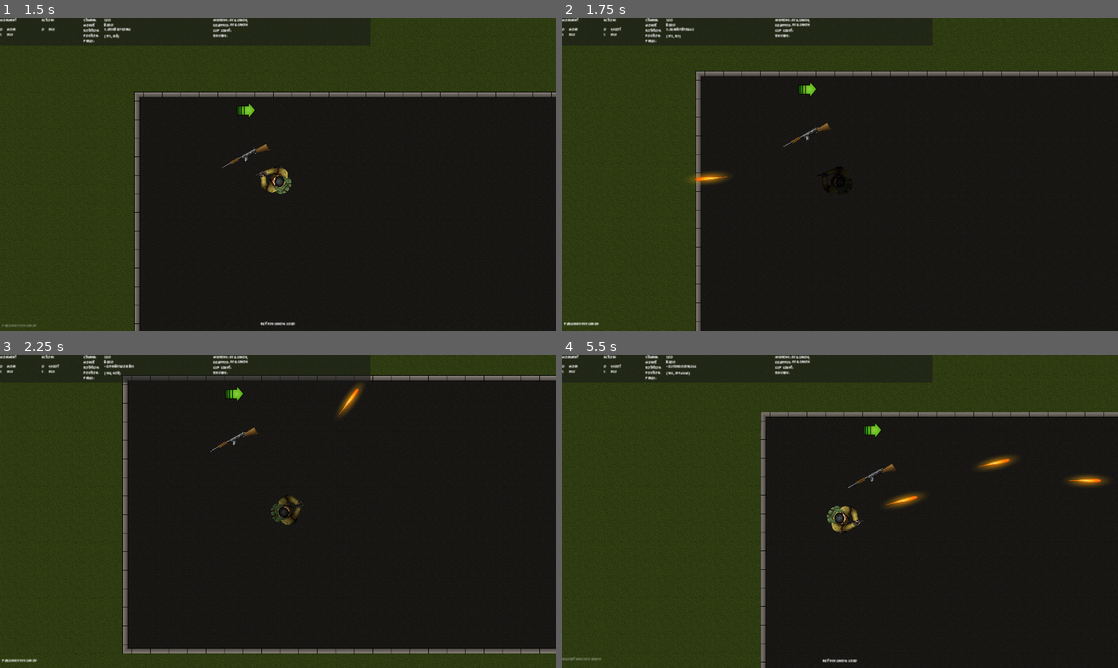
Above: before the commit, frames 1-4 (two rows, left to right).
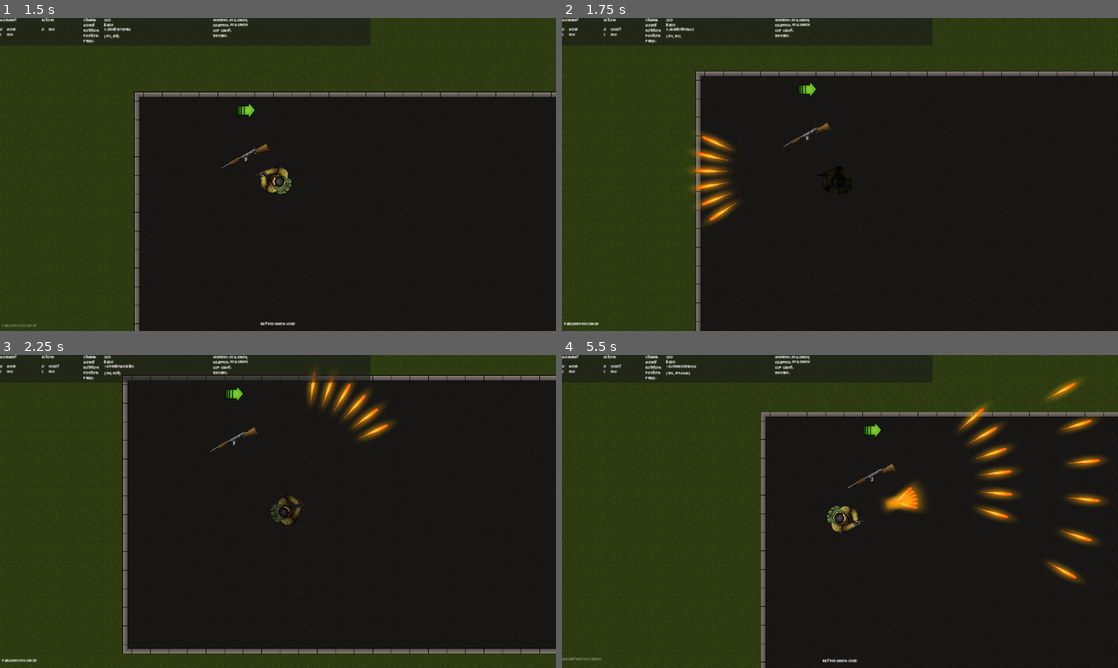
Above: after the commit, the same moments.

Repository: seffa1/ZombieGameRefactor
Game: Godot game, scene res://Main/Game.tscn
Same seed, same stepped clock (60 frames per second), same inputs: the game is played once before the commit and once after it.
Inputs (mouse positions are in pixels of both pictures, inside the frame that each line leads up to):
- Up to frame 1 (1.5 s): move the mouse to (400, 158) at 0.52 s; press the mouse at (400, 158) at 0.53 s; hold D (move_right) 0.53-1.28 s; move the mouse to (166, 190) at 1.27 s; release the mouse at (166, 190) at 1.28 s; hold S (move_down) from 1.28 s (still down); tap F (interact) at 1.35 s
- Up to frame 2 (1.75 s): keep holding S (move_down); click (728, 190) at 1.55 s
- Up to frame 3 (2.25 s): move the mouse to (333, 442) at 2.02 s; release S (move_down) at 2.03 s; press the mouse at (333, 442) at 2.03 s; hold D (move_right) from 2.03 s (still down)
- Up to frame 4 (5.5 s): move the mouse to (812, 574) at 2.77 s; release D (move_right) at 2.78 s; release the mouse at (812, 574) at 2.78 s; hold W (move_up) 2.78-3.53 s; tap Shift (sprint) at 2.85 s; click (812, 574) at 3.05 s; move the mouse to (1006, 558) at 3.52 s; press the mouse at (1006, 558) at 3.53 s; hold A (move_left) 3.53-5.03 s; move the mouse to (673, 464) at 4.27 s; release the mouse at (673, 464) at 4.28 s; tap F (interact) at 4.35 s; click (673, 464) at 4.55 s; move the mouse to (867, 511) at 5.02 s; press the mouse at (867, 511) at 5.03 s; hold S (move_down) from 5.03 s (still down)

Frame 1 is identical in both runs. In frame 2, 1.3% of the frame differs, in the area x 22-32%, y 36-66%; in frame 3, 1.2%; in frame 4, 3.4%, in the area x 57-99%, y 7-73%.

Commit message:
bullet spread, multi bullets

Diff:
--- a/Player/states/actions/shoot.gd
+++ b/Player/states/actions/shoot.gd
@@ -29,7 +29,8 @@
 	var animation_name = _get_animation_name(weapon_object)
 
 	# TODO - Until the fire rate is able to dynamically change the speed of the animations
-	# we have to make sure the fire rate is shorter than the animation
+	# we have to make sure the fire rate is shorter than the animation since the animation
+	# is controlling the state in automatic firing mode
 	assert(owner.animation_player.get_animation(animation_name).length > weapon_object.fire_rate, "Gun fire rate is faster than the shoot animation!")
 	print("Playing animation: " + animation_name)
 	owner.animation_player.stop()
--- a/World/purchasables/Weapons/DevCanon/DevCanon.tscn
+++ b/World/purchasables/Weapons/DevCanon/DevCanon.tscn
@@ -7,6 +7,8 @@
 WEAPON_NAME = "DEV_CANON"
 fire_type = "automatic"
 bullet = ExtResource("2_8obux")
+bullets_per_fire = 6
+bullet_spread = 0.2
 fire_rate = 0.1
 clip_size = 100000
 total_bullet_count = 500000
--- a/World/purchasables/Weapons/gun.gd
+++ b/World/purchasables/Weapons/gun.gd
@@ -66,9 +66,28 @@
 
 	# we cannot ignore spread ( like a shot gun )
 	else:
+		if bullet_spread == 0:
+			print("Spread shouldnt be zero for a gun firing multiple shots.")
+
+		var bullet_rotation = global_rotation + (bullet_spread / 2)
+		var spawn_position = muzzle_position.global_position
+		var rotation_direction = 1
+		print("Global Rotation: " + str(global_rotation))
+
 		for i in bullets_per_fire:
 			# TODO - use bullet spread to alter bullet direction in bullet init function
-			print("Shooting " + str(i) + " bullet")
+			print("Shooting " + str(i+1) + " bullet. Rotation: " + str(bullet_rotation))
+
+			var bullet_direction = Vector2(1,0).rotated(bullet_rotation)
+
+			var bullet_instance = bullet.instantiate()
+			ObjectRegistry.register_projectile(bullet_instance)
+			bullet_instance.init(bullet_damage, owner)
+			bullet_instance.start(spawn_position, bullet_direction, bullet_speed)
+
+			rotation_direction *= -1
+			bullet_rotation += bullet_spread * (i+1) * rotation_direction
+
 
 func set_gun_level(weapon_level: int) -> void:
 	"""
